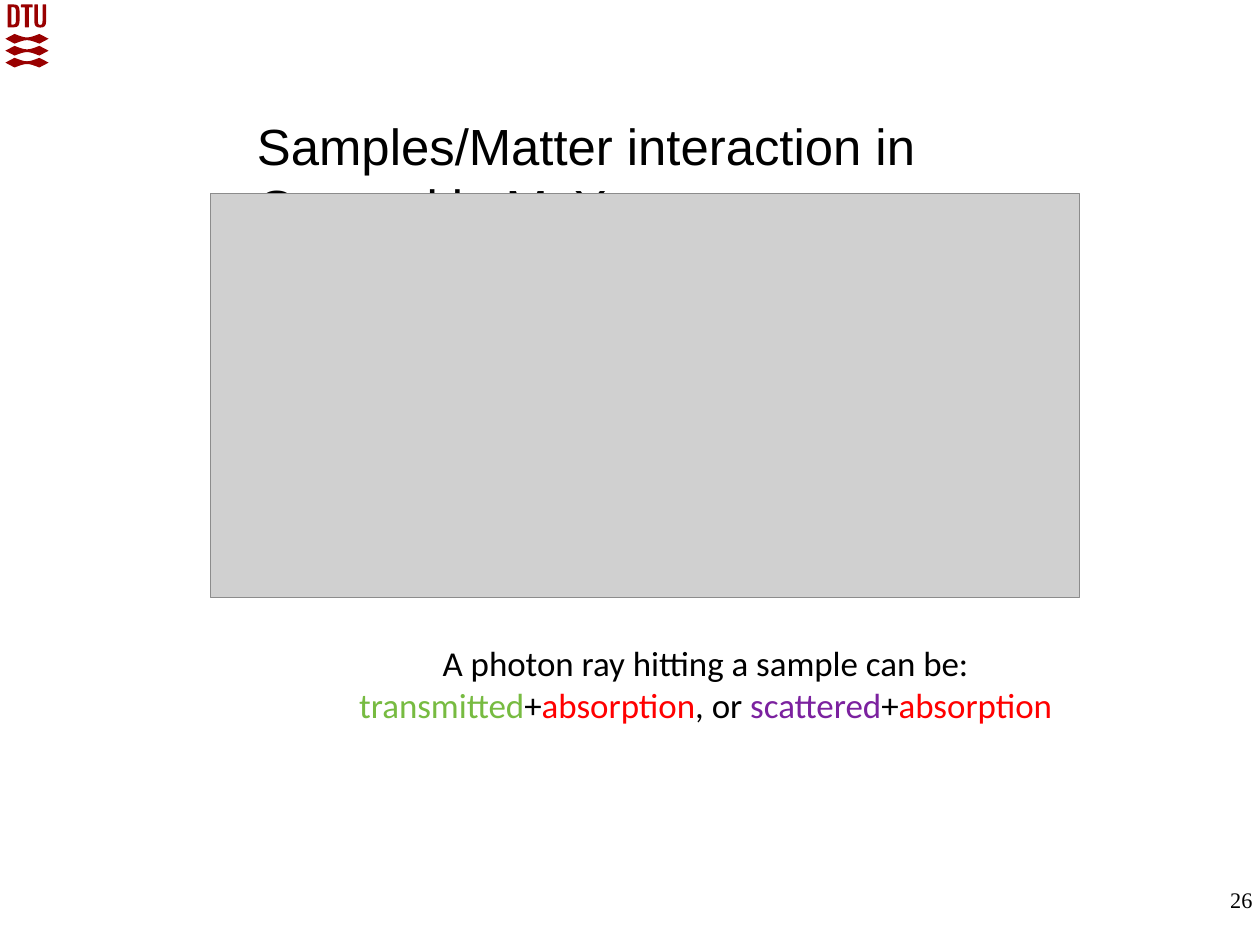
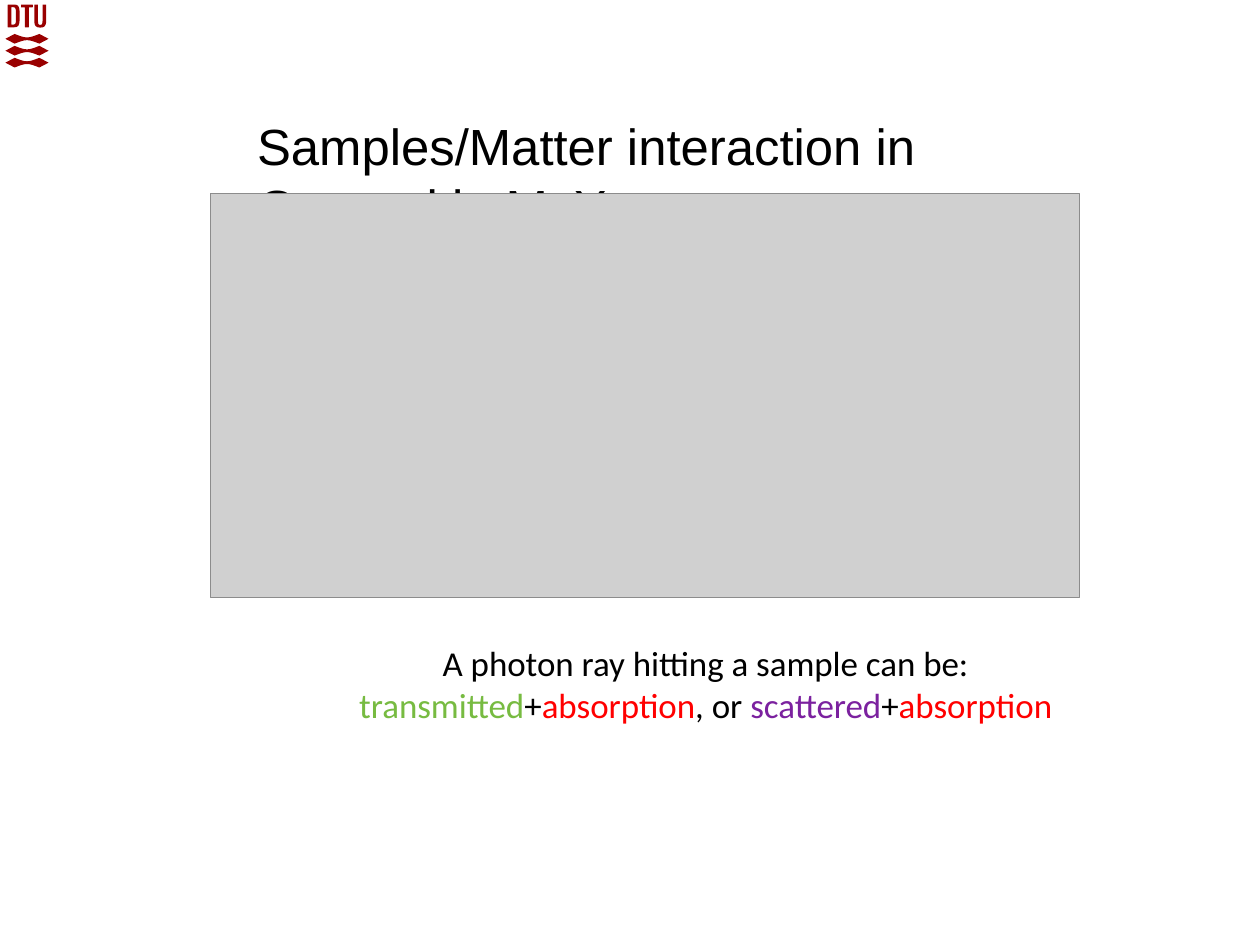
Before and after one commit to McStasMcXtrace/Schools, a slide deck: slide 26 of SOLEIL_March_2022/Day2_Thursday_March_10th/3_Components/McXtrace_component_and_instrument_concepts.pptx. Drawn at 1260x945 pixels with LibreOffice and Linux fonts; fonts in the diff are those of the drawing; grey boxes stand for pictures; background and template pictures are left out. Boxes give left, top, right and bottom in pixels: in the first picture for what was removed or moved away, otherwise in the second. Text is boxed around its words. In the diff, an @@ line names an element or a change of style, - is before the commit and + after.

```diff
--- a/SOLEIL_March_2022/Day2_Thursday_March_10th/3_Components/McXtrace_component_and_instrument_concepts.pptx
+++ b/SOLEIL_March_2022/Day2_Thursday_March_10th/3_Components/McXtrace_component_and_instrument_concepts.pptx
@@ page number removed at (1230, 893, 1252, 909) @@
-26
```
Also in this commit, not shown: 30 other slides changed, 1 other file.
